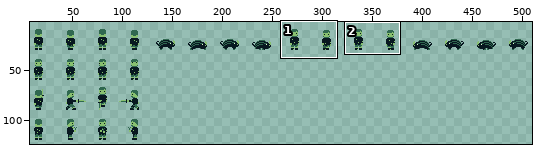
Sprite sheet, stored at gbjam-android/assets/res/enemy.png. The picture above shows the old version from afar; the outline marks the close-up.
Close-up. Old version:
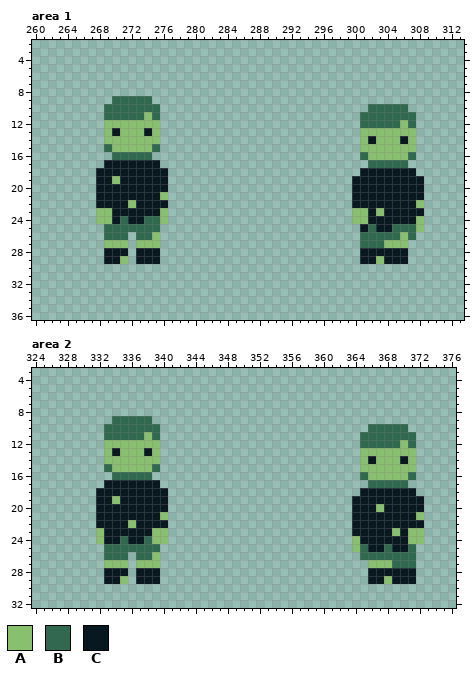
The file is 512x128 pixels. Shown: area 1: x 260..313, y 2..36; area 2: x 324..376, y 3..32. The wide view leaves out empty margins.
Palette (. is transparent): A #88c070  B #306850  C #081820
Pixels before, area 1, first column x 268:
 9 ..BBBBB..................................
10 .BBBBBBB..........................BBBBB..
11 .BBBBBAB.........................BBBBBBB.
12 .AAAAAAA.........................BBBBBAB.
13 .ACAAACA.........................AAAAAAA.
14 .AAAAAAA.........................ACAAACA.
15 .BAAAAAB.........................AAAAAAA.
16 ..BBBBB..........................BAAAAAB.
17 .CCCCCCC..........................BBBBB..
18 CCCCCCCCC........................CCCCCCC.
19 CCACCCCCC.......................CCCCCCCCC
20 CCCCCCCCC.......................CCCCCCCCC
21 CCCCCCCCA.......................CCCCCCCCC
22 CCCCACCCC.......................CCCCCCCCA
23 AACCCCCCA.......................AACACCCCC
24 AACBCCBBA.......................AACCCCCCA
25 .BBBBBBB.........................CBCCBBBA
26 .BBB.BBA.........................BBBBBAB.
27 .AAA.AAA.........................BBBAAA..
28 .CCC.CCC.........................CCCCCC..
29 .CCA.CCC.........................CCACCC..
Pixels before, area 2, first column x 332:
 9 ..BBBBB..................................
10 .BBBBBBB..........................BBBBB..
11 .BBBBBAB.........................BBBBBBB.
12 .AAAAAAA.........................BBBBBAB.
13 .ACAAACA.........................AAAAAAA.
14 .AAAAAAA.........................ACAAACA.
15 .BAAAAAB.........................AAAAAAA.
16 ..BBBBB..........................BAAAAAB.
17 .CCCCCCC..........................BBBBB..
18 CCCCCCCCC........................CCCCCCC.
19 CCACCCCCC.......................CCCCCCCCC
20 CCCCCCCCC.......................CCCACCCCC
21 CCCCCCCCA.......................CCCCCCCCA
22 CCCCACCCC.......................CCCCCCCCC
23 ACCCCCCAA.......................CCCCCACAA
24 ACCBCCBAA.......................ACCCCCCAA
25 .BBBBBBB........................ABCCBCCB.
26 .BBB.BBA.........................BBBBBBB.
27 .AAA.AAA..........................AAABBB.
28 .CCC.CCC..........................CCCCCC.
29 .CCA.CCC..........................CCACCC.
After:
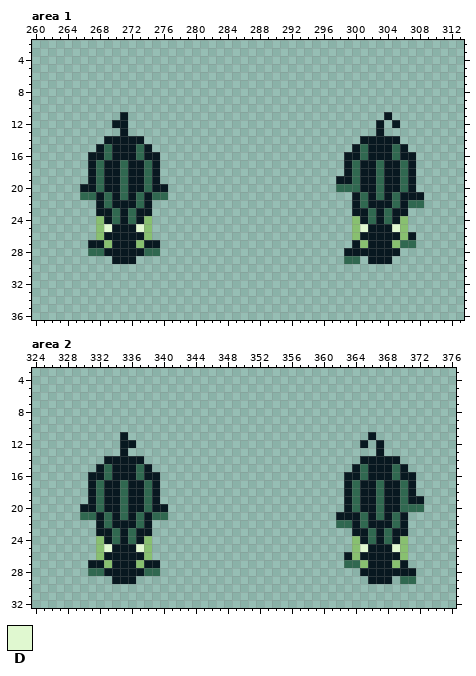
Colours new in this view: D #e0f8d0
Diff:
Changed rows in their new state; - is an unchanged pixel.
Area 1:
first column x 266:
 9 ----.....----------------------------------
10 ---.......--------------------------.....--
11 ---..C....-------------------------...C...-
12 ---.CC....-------------------------..C.C..-
13 ---..C....-------------------------..C....-
14 ---CCCCC..-------------------------C-CCC..-
15 --C-CCCBC.------------------------CBCCCBC.-
16 -CCBCCC-CC-----------------------CC-CCCBCC-
17 -CB--B--B------------------------CBCC-CC-C-
18 -CB--B--B-.----------------------CB--B--B--
19 -CB-CB--B-.---------------------CCB--B--B-.
20 CCB--B--B-----------------------BBB--B--B-.
21 BB-B-B-B-BB------------------------B-B-B---
22 ---B--CB-..------------------------B---B-BB
23 --CCB-B--..-----------------------CCBCB--..
24 ---CBCB-A..------------------------CB-B-A..
25 --ADCCCDA.------------------------ADC--DA..
26 --ACCCCCA.------------------------ACCCCC-C-
27 -CC-CCC-CC------------------------CACCC-BB-
28 -BB---C-BB-----------------------CC-----.--
29 ---.-CC...-----------------------BB.-C-..--
Area 2:
first column x 330:
 9 ----.....----------------------------------
10 ---.......--------------------------.....--
11 ---..C....-------------------------.C.....-
12 ---..CC...-------------------------C.C....-
13 ---..C....-------------------------..C....-
14 ---CCCCC..-------------------------C-CCC..-
15 --C-CCCBC.------------------------CBCCCBC.-
16 -CCBCCC-CC-----------------------CC-CCCBCC-
17 -CB--B--B------------------------CBCC-CC-C-
18 -CB--B--B-.----------------------CB--B--B--
19 -CB-CB--B-.----------------------CB--B--B--
20 CCB--B--B------------------------CB--B--BBB
21 BB-B-B-B-BB---------------------CC-B-B-B-..
22 ---B--CB-..---------------------BB-B---B-..
23 --C-B-B--..-------------------------B-BC-..
24 ----BCB-A..-------------------------B-B-A..
25 --ADCCCDA.-------------------------D--CDA.-
26 --ACCCCCA.-----------------------CACCCCCA.-
27 -CC-CCC-CC-----------------------BBACCCAC.-
28 -BB---C-BB-------------------------C-------
29 ---.-CC...----------------------------C.BB-
